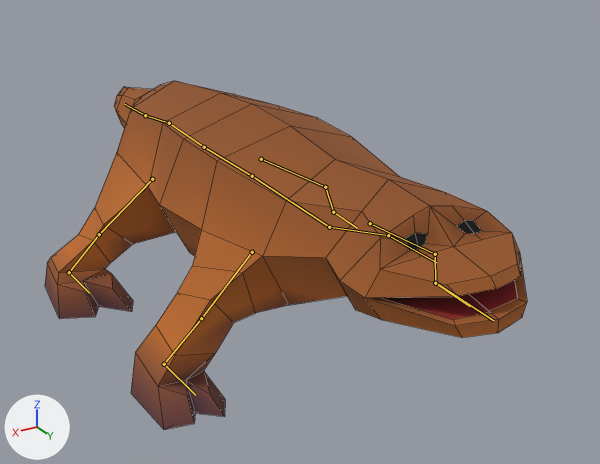
The Blender file common/lizard.blend as it was, and as the next commit left it.
Camera for both pictures: a camera (50 mm lens) standing at (6.2, 11.65, 6.77) and looking at (-0.52, 0.46, 1.18). Arrows for +X, +Y and +Z are at lower left; the lights stay in place. The bones that bend it are drawn over the model as lines. Mesh edges are drawn as thin lines.
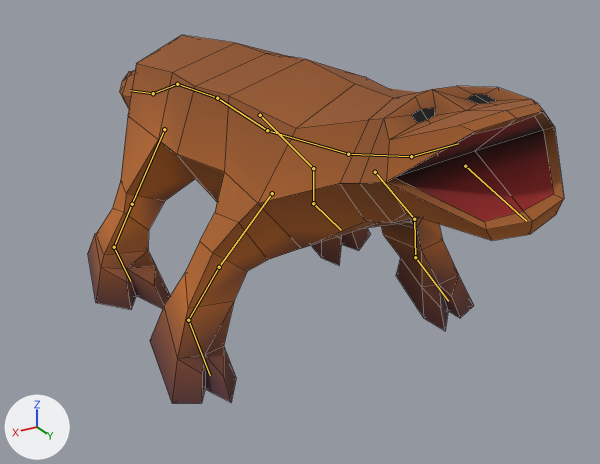
The newer file adds an action. The first version stands in its rest pose; the second is drawn at frame 16 of the action 'Attack'.

Location of each change, [x1, y1, x2, y2] in pixels of the pictures (600 x 464 px):
'Cube', posed: before [45, 81, 527, 430]; after [88, 35, 564, 403]
bone 'Root', root to tip: before (204, 147) to (252, 176); after (217, 98) to (267, 130)
bone 'Spine', root to tip: before (252, 176) to (329, 227); after (267, 130) to (348, 154)
bone 'Spine.001', root to tip: before (329, 227) to (388, 235); after (348, 154) to (411, 156)
bone 'Head', root to tip: before (388, 235) to (436, 262); after (411, 156) to (458, 143)
bone 'Jaw', root to tip: before (435, 282) to (493, 320); after (465, 166) to (526, 221)
bone 'Tail', root to tip: before (204, 147) to (169, 123); after (217, 98) to (177, 84)
bone 'Tail.001', root to tip: before (169, 123) to (145, 115); after (177, 84) to (153, 93)
bone 'Tail.002', root to tip: before (145, 115) to (124, 104); after (153, 93) to (130, 90)
bone 'BackLeg.R', root to tip: before (152, 179) to (99, 234); after (164, 129) to (132, 204)
bone 'BackLeg.001.R', root to tip: before (99, 234) to (69, 272); after (132, 204) to (114, 247)
bone 'BackLeg.002.R', root to tip: before (69, 272) to (89, 293); after (114, 247) to (130, 281)
bone 'FrontLeg.R', root to tip: before (252, 252) to (201, 318); after (272, 193) to (219, 267)
bone 'FrontLeg.001.R', root to tip: before (201, 318) to (164, 364); after (219, 267) to (188, 320)
bone 'FrontLeg.002.R', root to tip: before (164, 364) to (195, 395); after (188, 320) to (210, 375)
bone 'BackLeg.L', root to tip: before (261, 159) to (325, 187); after (260, 115) to (313, 168)
bone 'BackLeg.001.L', root to tip: before (325, 187) to (333, 212); after (313, 168) to (313, 203)
bone 'BackLeg.002.L', root to tip: before (333, 212) to (357, 228); after (313, 203) to (341, 230)
bone 'FrontLeg.L', root to tip: before (370, 223) to (435, 254); after (375, 172) to (414, 219)
bone 'FrontLeg.001.L', root to tip: before (435, 254) to (435, 283); after (414, 219) to (415, 257)
bone 'FrontLeg.002.L', root to tip: before (435, 283) to (470, 306); after (415, 257) to (448, 301)

The edits, one by one:
Bone 'Root' (bone_root) moves from (0.0, 0.0, 0.0) to (-0.17, 0.3, 0.98).
Bone 'Root' (bone_root) turns from (0, 0, 0) to (-4, 0, -1) degrees about its own x, y and z.
Bone 'Spine' (bone_spine) turns from (0, 0, 0) to (12, 0, 0) degrees about its own x, y and z.
Bone 'Spine.001' (bone_spine_001) turns from (0, 0, 0) to (-9, -1, -1) degrees about its own x, y and z.
Bone 'Head' (bone_head) turns from (0, 0, 0) to (26, 6, 1) degrees about its own x, y and z.
Bone 'Jaw' (bone_jaw) turns from (0, 0, 0) to (-42, 2, -1) degrees about its own x, y and z.
Bone 'Tail' (bone_tail) moves from (0.0, 0.0, 0.0) to (0.17, -0.27, 0.99).
Bone 'Tail' (bone_tail) turns from (0, 0, 0) to (-4, 0, 2) degrees about its own x, y and z.
Bone 'Tail.001' (bone_tail_001) turns from (0, 0, 0) to (-9, 0, 0) degrees about its own x, y and z.
Bone 'Tail.002' (bone_tail_002) turns from (0, 0, 0) to (6, 0, 0) degrees about its own x, y and z.
Bone 'BackLeg.R' (bone_backleg_r) moves from (0.0, 0.0, 0.0) to (-0.37, -0.49, 0.86).
Bone 'BackLeg.R' (bone_backleg_r) turns from (0, 0, 0) to (-21, 20, -1) degrees about its own x, y and z.
Bone 'BackLeg.001.R' (bone_backleg_001_r) turns from (0, 0, 0) to (14, -1, -7) degrees about its own x, y and z.
Bone 'BackLeg.002.R' (bone_backleg_002_r) turns from (0, 0, 0) to (-5, -20, -17) degrees about its own x, y and z.
Bone 'FrontLeg.R' (bone_frontleg_r) moves from (0.0, 0.0, 0.0) to (-0.38, -0.51, 0.84).
Bone 'FrontLeg.R' (bone_frontleg_r) turns from (0, 0, 0) to (-21, 13, -23) degrees about its own x, y and z.
Bone 'FrontLeg.001.R' (bone_frontleg_001_r) turns from (0, 0, 0) to (20, -13, 14) degrees about its own x, y and z.
Bone 'FrontLeg.002.R' (bone_frontleg_002_r) turns from (0, 0, 0) to (-18, -10, -29) degrees about its own x, y and z.
Bone 'BackLeg.L' (bone_backleg_l) moves from (0.0, 0.0, 0.0) to (0.37, -0.49, 0.86).
Bone 'BackLeg.L' (bone_backleg_l) turns from (0, 0, 0) to (-21, -20, 1) degrees about its own x, y and z.
Bone 'BackLeg.001.L' (bone_backleg_001_l) turns from (0, 0, 0) to (14, 1, 7) degrees about its own x, y and z.
Bone 'BackLeg.002.L' (bone_backleg_002_l) turns from (0, 0, 0) to (-5, 20, 17) degrees about its own x, y and z.
Bone 'FrontLeg.L' (bone_frontleg_l) moves from (0.0, 0.0, 0.0) to (0.38, -0.51, 0.84).
Bone 'FrontLeg.L' (bone_frontleg_l) turns from (0, 0, 0) to (-21, -13, 23) degrees about its own x, y and z.
Bone 'FrontLeg.001.L' (bone_frontleg_001_l) turns from (0, 0, 0) to (20, 13, -14) degrees about its own x, y and z.
Bone 'FrontLeg.002.L' (bone_frontleg_002_l) turns from (0, 0, 0) to (-18, 10, 29) degrees about its own x, y and z.
